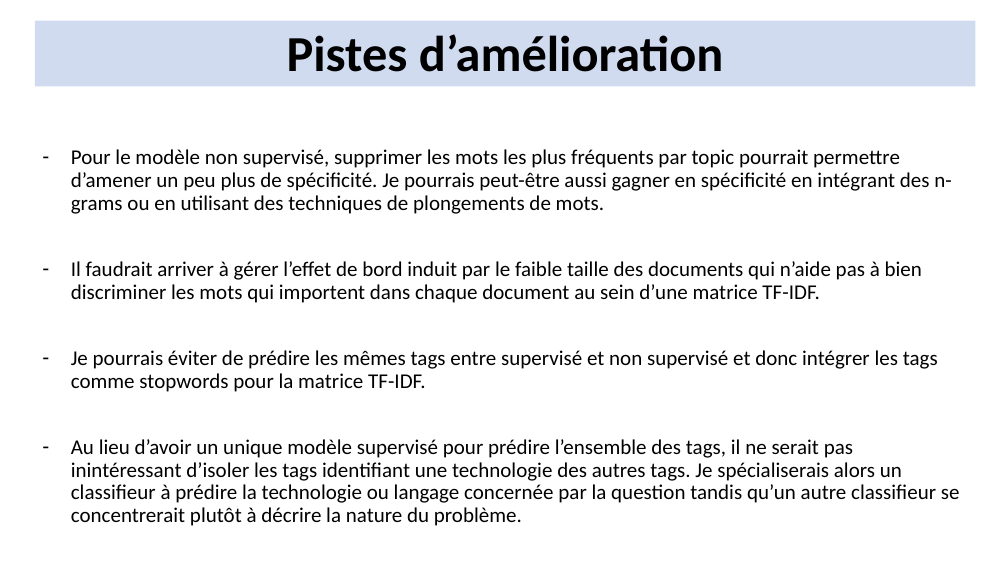
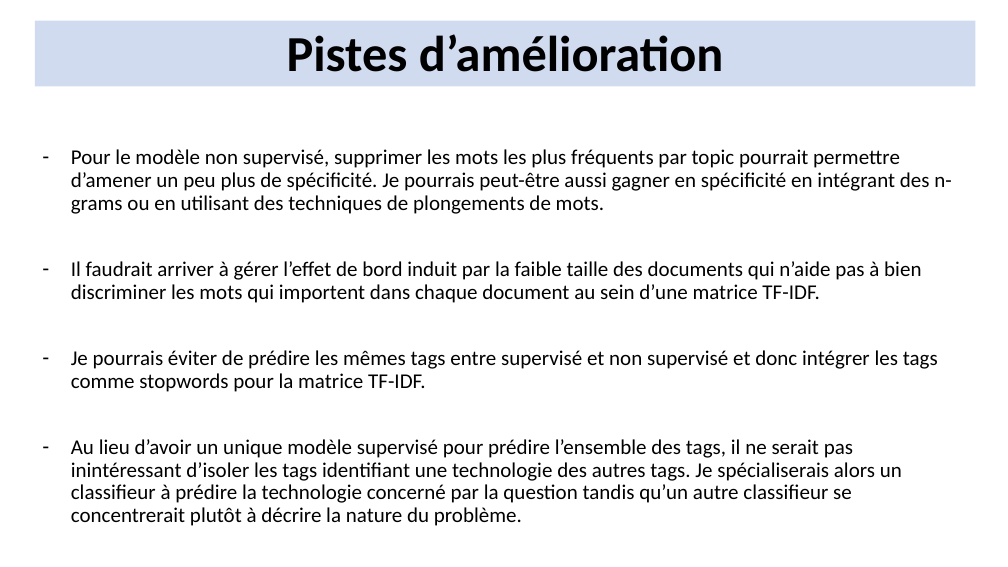
Before and after one commit to ridurand/OCR06, a slide deck: slide 20 of Catégorisez automatiquement des questions (soutenance).pptx. Drawn at 1008x567 pixels with LibreOffice and Linux fonts; fonts in the diff are those of the drawing. Boxes give left, top, right and bottom in pixels: in the first picture for what was removed or moved away, otherwise in the second. Text is boxed around its words. In the diff, an @@ line names an element or a change of style, - is before the commit and + after.

```diff
--- a/Catégorisez automatiquement des questions (soutenance).pptx
+++ b/Catégorisez automatiquement des questions (soutenance).pptx
@@ subtitle at <box>71,261,921,303</box>: text changed @@
-– Il faudrait arriver à gérer l’effet de bord induit par le faible taille des documents qui n’aide pas à bien discriminer les mots qui importent dans chaque document au sein d’une matrice TF-IDF.
+– Il faudrait arriver à gérer l’effet de bord induit par la faible taille des documents qui n’aide pas à bien discriminer les mots qui importent dans chaque document au sein d’une matrice TF-IDF.
@@ subtitle at <box>71,439,902,526</box>: text changed @@
-– Au lieu d’avoir un unique modèle supervisé pour prédire l’ensemble des tags, il ne serait pas inintéressant d’isoler les tags identifiant une technologie des autres tags. Je spécialiserais alors un classifieur à prédire la technologie ou langage concernée par la question tandis qu’un autre classifieur se concentrerait plutôt à décrire la nature du problème.
+– Au lieu d’avoir un unique modèle supervisé pour prédire l’ensemble des tags, il ne serait pas inintéressant d’isoler les tags identifiant une technologie des autres tags. Je spécialiserais alors un classifieur à prédire la technologie concerné par la question tandis qu’un autre classifieur se concentrerait plutôt à décrire la nature du problème.
```
Also in this commit, not shown: 1 other slide changed, 1 other file.
